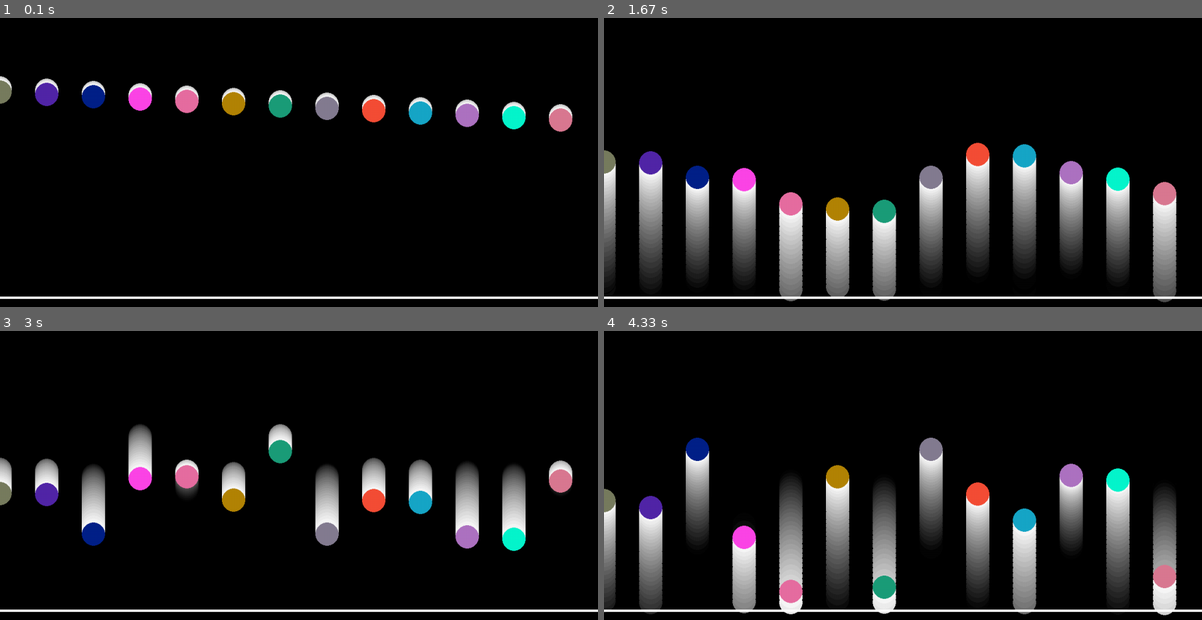
Above: before the commit, frames 1-4 (two rows, left to right).
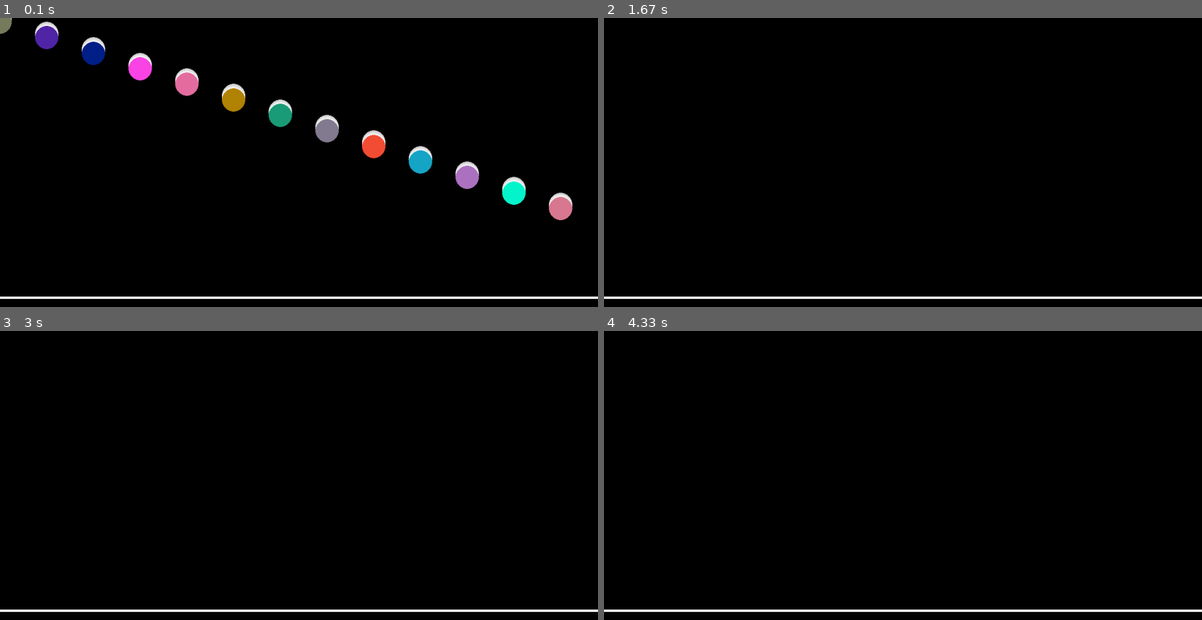
Above: after the commit, the same moments.

Repository: selavyn/Jumping-Balls-made-in-Pygame
Game: pygame game, started from main.py
Two runs of this game, one before a commit and one after it. Both use one fixed random seed, a clock stepped at 60 frames per second and the inputs below.
Inputs (mouse positions are in pixels of both pictures, inside the frame that each line leads up to):
- Up to frame 1 (0.1 s): no input
- Up to frame 2 (1.67 s): click (903, 185) at 0.38 s; click (903, 208) at 0.72 s; click (717, 136) at 1.05 s
- Up to frame 3 (3 s): click (310, 385) at 1.88 s; click (281, 440) at 2.72 s
- Up to frame 4 (4.33 s): click (1058, 469) at 3.55 s

The runs differ from the first frame. In frame 1, 6.9% of the frame differs, in the area x 0-96%, y 0-70%; in frame 2, 19%; in frame 3, 9.2%; in frame 4, 19%, in the area x 0-96%, y 36-99%.

Commit message:
Adjust ball spawn position and add mouse event handling
Changed the Y position formula for spawning balls to use i/3 instead of i/20+150. Added handling for left mouse button clicks to print the event and update properties of all balls in Ball.Balls.

Diff:
--- a/main.py
+++ b/main.py
@@ -33,7 +33,7 @@
 maxBalls = 30
 
 for i in range(0,1280,100):
-    Ball.new(Ball,i,i/20+150,25)
+    Ball.new(Ball,i,i/3,25)
 while running:
     dt = clock.get_time()/1000
     clock.tick(144)
@@ -45,6 +45,13 @@
         if event.type == pygame.QUIT:
             running=False
             exit(0)
+        if event.type == pygame.MOUSEBUTTONDOWN:
+            if event.button == 1:
+                print(event)
+                for obj in Ball.Balls:
+                    obj[4]=0
+                    obj[4]-=(dt*(clock.get_fps()/60))*obj[5]
+                    obj[5]-=dt*100
 
 
     ballTimer+=dt
